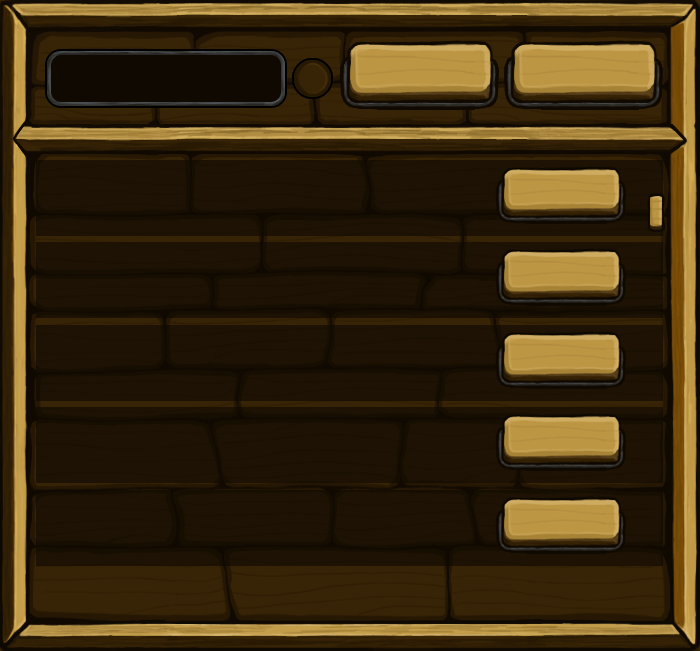
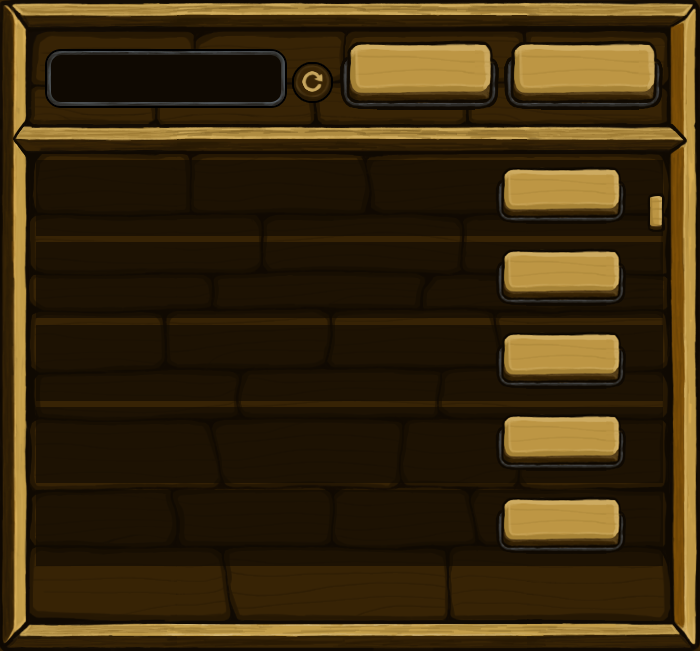
Layered file, before and after one edit (700x651). Changes by layer:
hid "refresh button", painted on it over [292, 58, 333, 103]
added layer "refresh button pressed" above "list of players online" over [292, 62, 333, 103]
